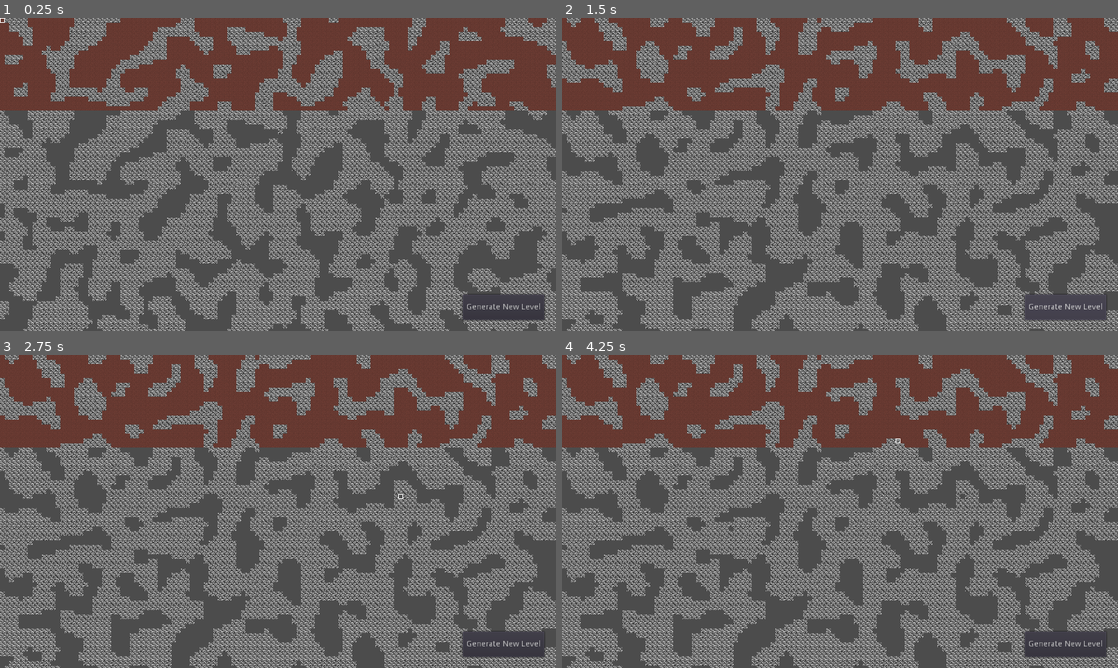
Above: before the commit, frames 1-4 (two rows, left to right).
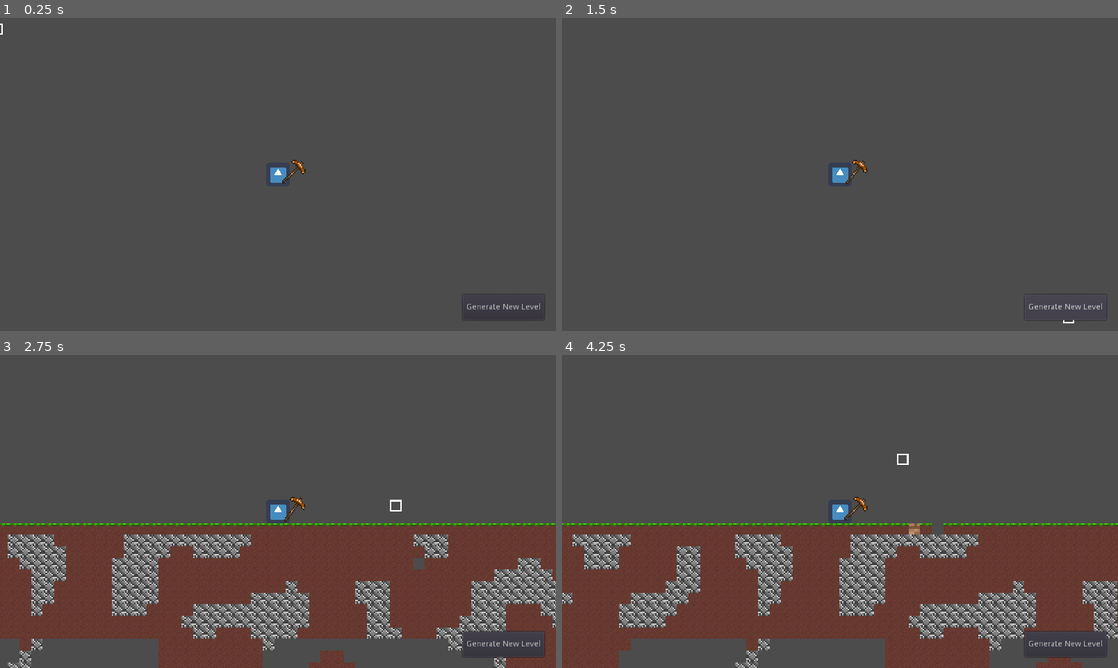
Above: after the commit, the same moments.

Repository: Silicontent/terraria_clone
Game: Godot game, scene res://scenes/Main.tscn
Two runs of this game, one before a commit and one after it. Both use one fixed random seed, a clock stepped at 60 frames per second and the inputs below. The engine's default icon, where the game draws it, is replaced by a stand-in: a white triangle on a blue panel in a dark square.
Inputs (mouse positions are in pixels of both pictures, inside the frame that each line leads up to):
- Up to frame 1 (0.25 s): no input
- Up to frame 2 (1.5 s): click "Generate New Level" at 0.5 s; click "Generate New Level" at 1.25 s
- Up to frame 3 (2.75 s): tap Enter (util_enter) at 2 s; move the mouse to (400, 495) at 2.02 s; press the mouse at (400, 495) at 2.03 s; hold D (mv_right) from 2.03 s (still down); tap Space (mv_jump) at 2.27 s
- Up to frame 4 (4.25 s): move the mouse to (728, 527) at 2.77 s; release the mouse at (728, 527) at 2.78 s; right-click (728, 527) at 2.85 s; tap Space (mv_jump) at 3.02 s; move the mouse to (895, 442) at 3.52 s; release D (mv_right) at 3.53 s; hold A (mv_left) from 3.53 s (still down); tap Enter (util_enter) at 3.6 s

The runs differ from the first frame. In frame 1, 48% of the frame differs, in the area x 0-100%, y 0-100%; in frame 2, 49%; in frame 3, 71%; in frame 4, 72%.

Commit message:
updated to Chromebook v4

Diff:
--- a/project.godot
+++ b/project.godot
@@ -10,7 +10,7 @@
 
 [application]
 
-config/name="Terraria Clone"
+config/name="Terraria Clone v4 LOCAL"
 run/main_scene="res://scenes/Main.tscn"
 config/icon="res://icon.png"
 
--- a/scenes/Main.tscn
+++ b/scenes/Main.tscn
@@ -39,6 +39,7 @@
 position = Vector2( 462, -293 )
 
 [node name="Camera2D" type="Camera2D" parent="Player"]
+current = true
 zoom = Vector2( 0.4, 0.4 )
 editor_draw_limits = true
 
--- a/scripts/WorldGen.gd
+++ b/scripts/WorldGen.gd
@@ -28,7 +28,7 @@
 
 
 func gen_splotches():
-	set_noise_prop(0, 5, 0.588, 2.43)
+	set_noise_prop(0, 5.0, 0.588, 2.43)
 
 	for x in world_x:
 		for y in surf_y:
@@ -42,28 +42,31 @@
 
 
 func gen_caves():
-	set_noise_prop(0, 5, 0.588, 2.43)
+	noise.seed = randi()
+	print("Cave seed: ", noise.seed)
+	set_noise_prop(0, 5.0, 0.588, 2.43)
 
 	for x in world_x:
 		for y in ug_y:
-			var tile_id = gen_cave_id(noise.get_noise_2d(x, y))
-			set_cell(x, surf_y+y, tile_id)
+			if noise.get_noise_2d(x, y) <= -0.2:
+				set_cell(x, surf_y+y, -1)
 
 
 func gen_surface():
+	set_noise_prop(1, 6.2, 0.486, 2.0)
+
+	for x in world_x:
+		for y in surf_y-10:
+			if noise.get_noise_2d(x, y) <= -0.1:
+				set_cell(x, 10+y, -1)
+
 	for x in world_x:
 		var current_tile = get_cell(x, 0)
 		if current_tile != -1:
 			set_cell(x, 0, 3)
 
 
-func gen_system():
-	set_noise_prop(1, 114.2, 0.266, 0.69)
 
-	for x in world_x:
-		for y in world_y:
-			var tile_id = gen_system_id(noise.get_noise_2d(x, y))
-			set_cell(x, y, tile_id)
 
 
 # functions for getting tile IDs
@@ -75,18 +78,6 @@
 	else:
 		return splotch_tile
 
-func gen_cave_id(noise_level: float):
-	if noise_level <= -0.2:
-		return -1
-	else:
-		return 1
-
-func gen_system_id(noise_level: float):
-	if noise_level <= -0.2:
-		return -1
-	else:
-		return 1
-
 
 # WORLD FUNCTIONS --------------------------------------------------------
 func generate_level():
@@ -97,15 +88,14 @@
 	gen_base()
 	gen_splotches()
 	gen_caves()
-	#gen_surface()
-	#gen_system()
+	gen_surface()
 
 func clear_level():
 	for x in world_x:
 		for y in world_y:
 			set_cell(x, y, -1)
 
-func set_noise_prop(oct: int, per: int, pers: float, lac: float):
+func set_noise_prop(oct: int, per: float, pers: float, lac: float):
 	noise.octaves = oct
 	noise.period = per
 	noise.persistence = pers
